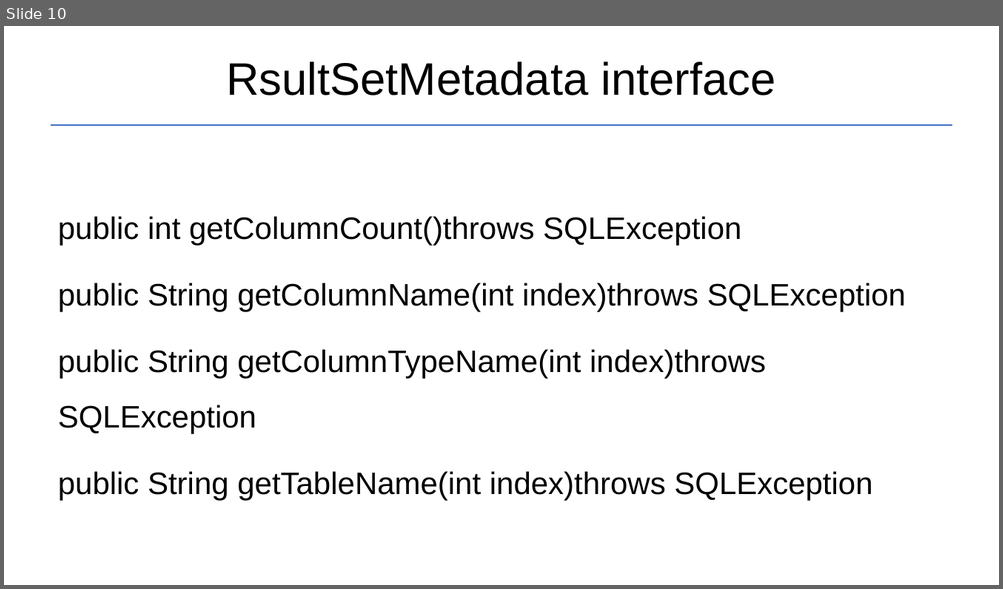
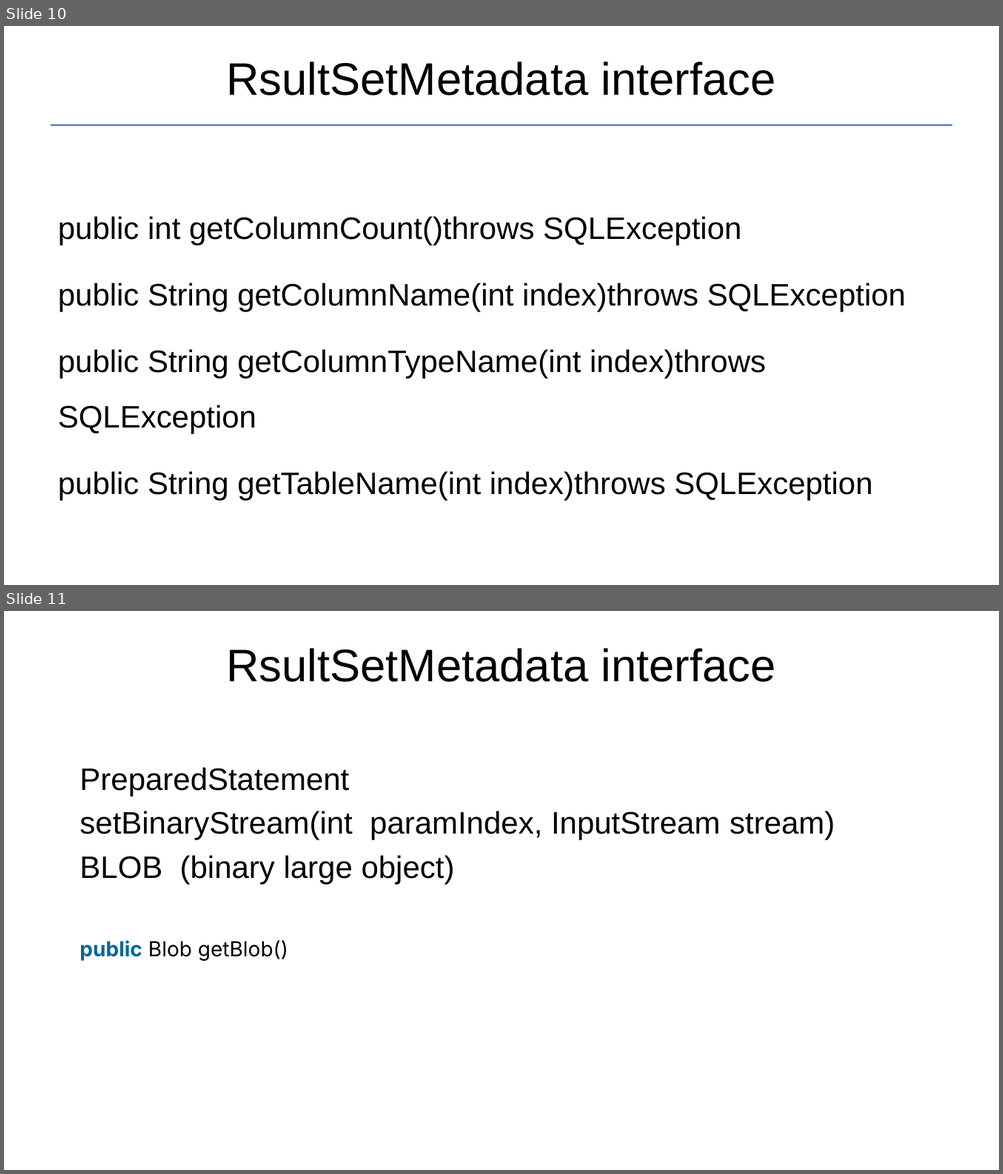
Before and after one commit to Garnik94/Levelup_presentations, a slide deck: JDBC/JDBC_Presentation.pptx. Shown one above the other, each under a label of ours: slide 10 before the commit, slides 10 and 11 after it. The pictures are 1003x589 and 1003x1174 pixels, drawn with LibreOffice and Linux fonts; fonts in the diff are those of the drawing. Boxes give left, top, right and bottom in pixels: in the first picture for what was removed or moved away, otherwise in the second. Text is boxed around its words. In the diff, an @@ line names an element or a change of style, - is before the commit and + after.

```diff
--- a/JDBC/JDBC_Presentation.pptx
+++ b/JDBC/JDBC_Presentation.pptx
@@ slide 11 added at [4,611,999,1170], background #FFFFFF @@
@@ title added at [226,648,775,682], 44 pt, text #000000 @@
+RsultSetMetadata interface
@@ text added at [79,767,834,961], 30 pt, text #000000 @@
+PreparedStatement
+setBinaryStream(int paramIndex, InputStream stream)
+BLOB (binary large object)
+public Blob getBlob()
```
Also in this commit, not shown: 2 other files.
